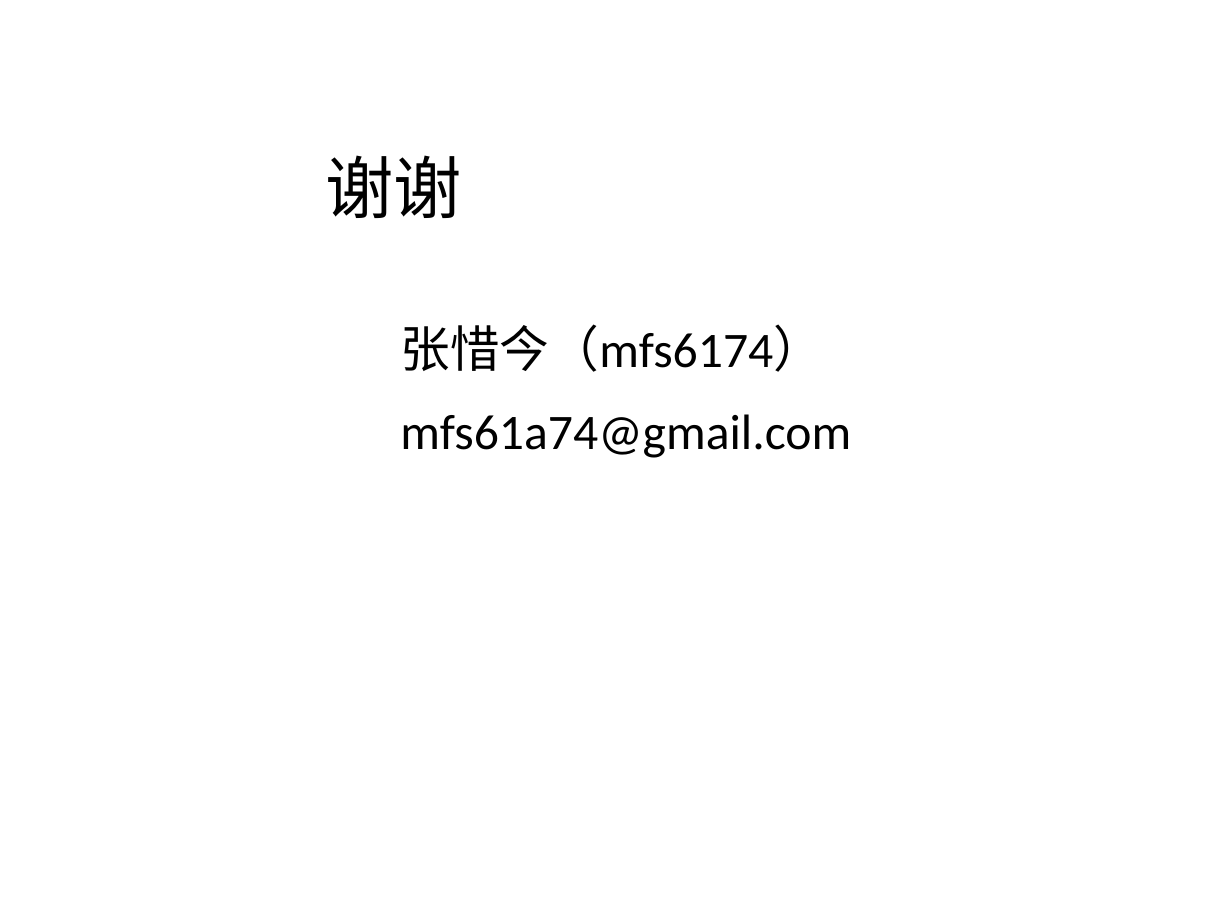
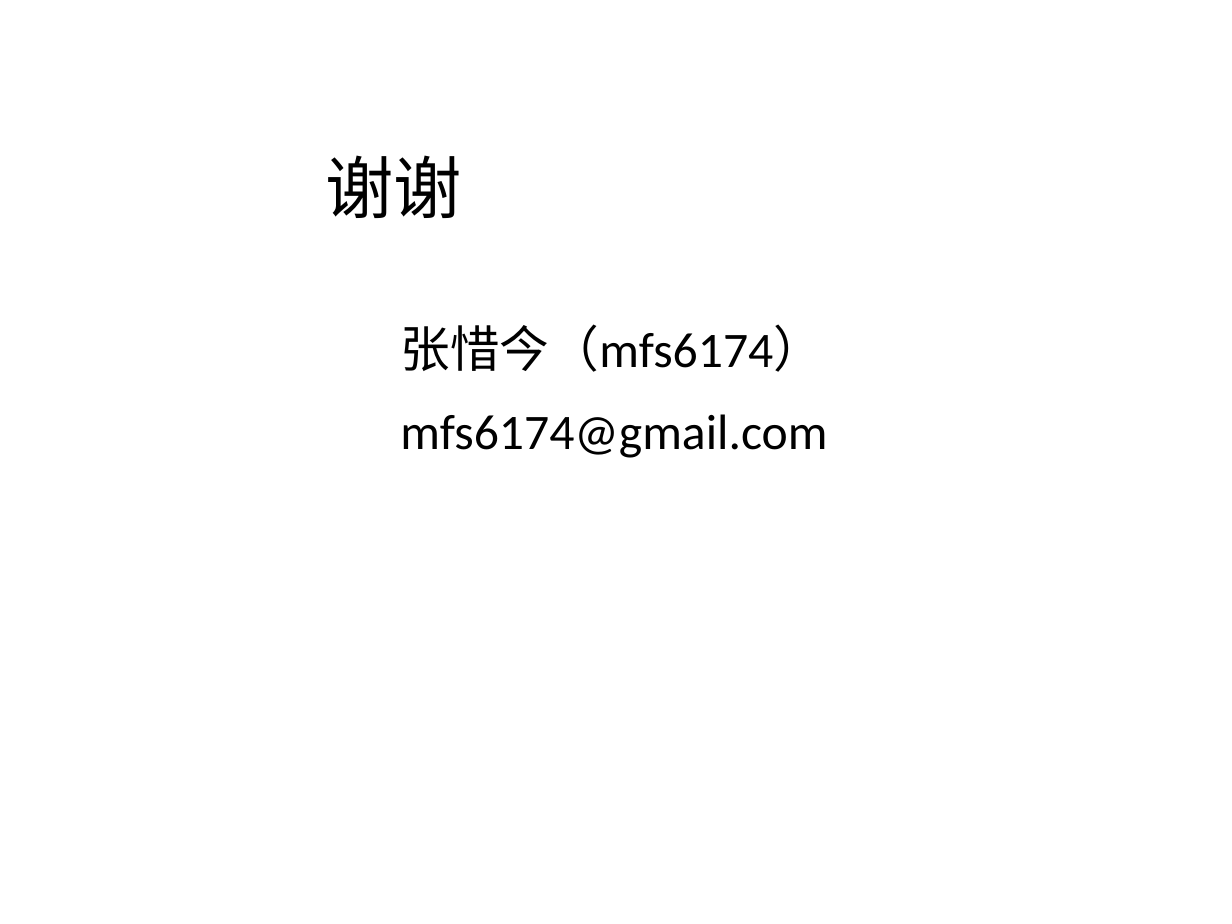
Before and after one commit to mfs6174/mfs6174-ACM, a slide deck: slide 19 of dpppt2.odp (slide 18 before the commit). Drawn at 1232x924 pixels with LibreOffice and Linux fonts; fonts in the diff are those of the drawing; background and template pictures are left out. Boxes give left, top, right and bottom in pixels: in the first picture for what was removed or moved away, otherwise in the second. Text is boxed around its words. In the diff, an @@ line names an element or a change of style, - is before the commit and + after.

```diff
--- a/dpppt2.odp
+++ b/dpppt2.odp
@@ text at (x1=400, y1=414, x2=827, y2=458): text changed @@
-● mfs61a74@gmail.com
+● mfs6174@gmail.com
```
Also in this commit, not shown: 1 other slide changed, 1 slide added, 1 other file.
